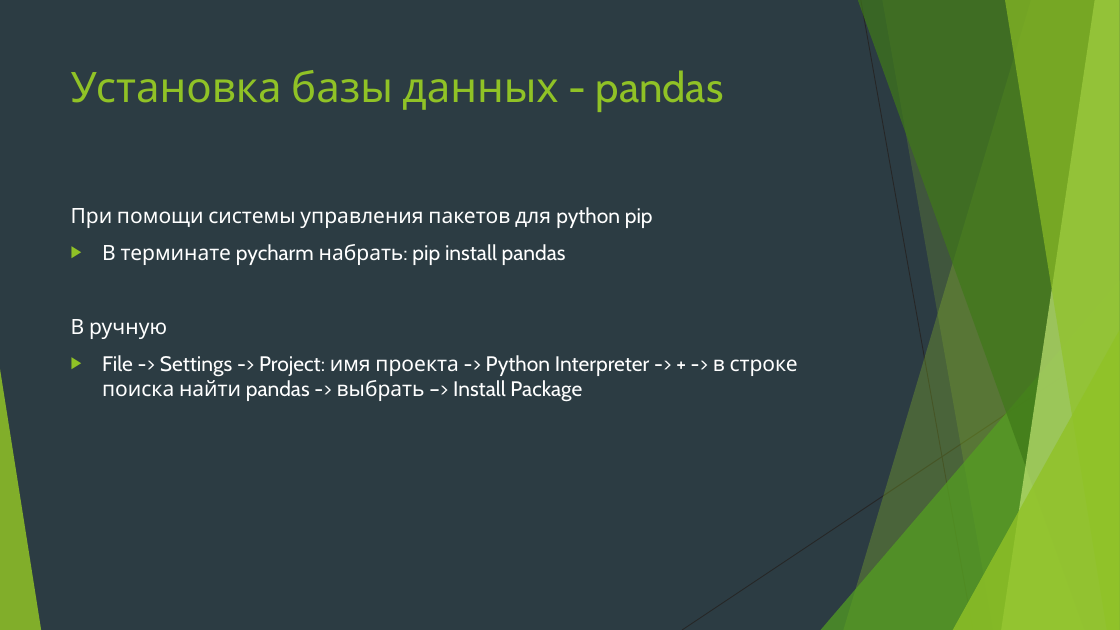
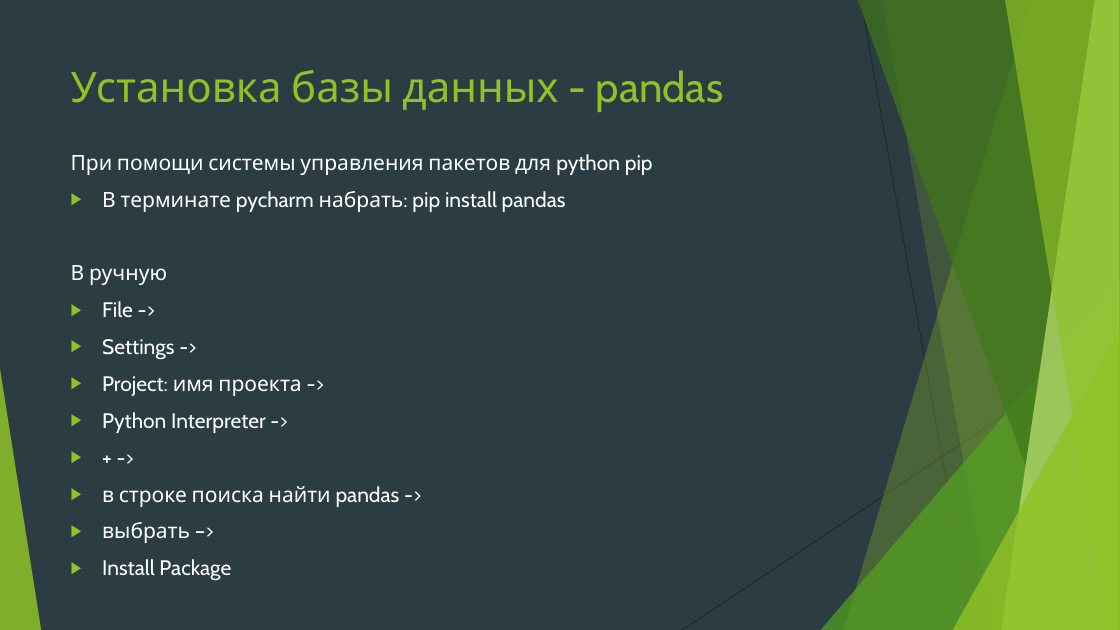
Before and after one commit to Yegor9151/for_corund, a slide deck: slide 10 of course_project_for_korund/ver 1.1/уроки/урок 7.pptx. Drawn at 1120x630 pixels with LibreOffice and Linux fonts; fonts in the diff are those of the drawing. Boxes give left, top, right and bottom in pixels: in the first picture for what was removed or moved away, otherwise in the second. Text is boxed around its words. In the diff, an @@ line names an element or a change of style, - is before the commit and + after.

```diff
--- a/course_project_for_korund/ver 1.1/уроки/урок 7.pptx
+++ b/course_project_for_korund/ver 1.1/уроки/урок 7.pptx
@@ text "При помощи системы управления пакетов ...": place and size @@
-text "При помощи системы управления пакетов ..." at <box>71,207,798,402</box>
+text "При помощи системы управления пакетов ..." at <box>71,154,653,581</box>
@@ text at <box>102,301,400,581</box>: text changed @@
-▶ File -> Settings -> Project: имя проекта -> Python Interpreter -> + -> в строке поиска найти pandas -> выбрать –> Install Package
+▶ File ->
+▶ Settings ->
+▶ Project: имя проекта ->
+▶ Python Interpreter ->
+▶ + ->
+▶ в строке поиска найти pandas ->
+▶ выбрать –>
+▶ Install Package
```
Also in this commit, not shown: 1 other slide changed, 1 slide added.
